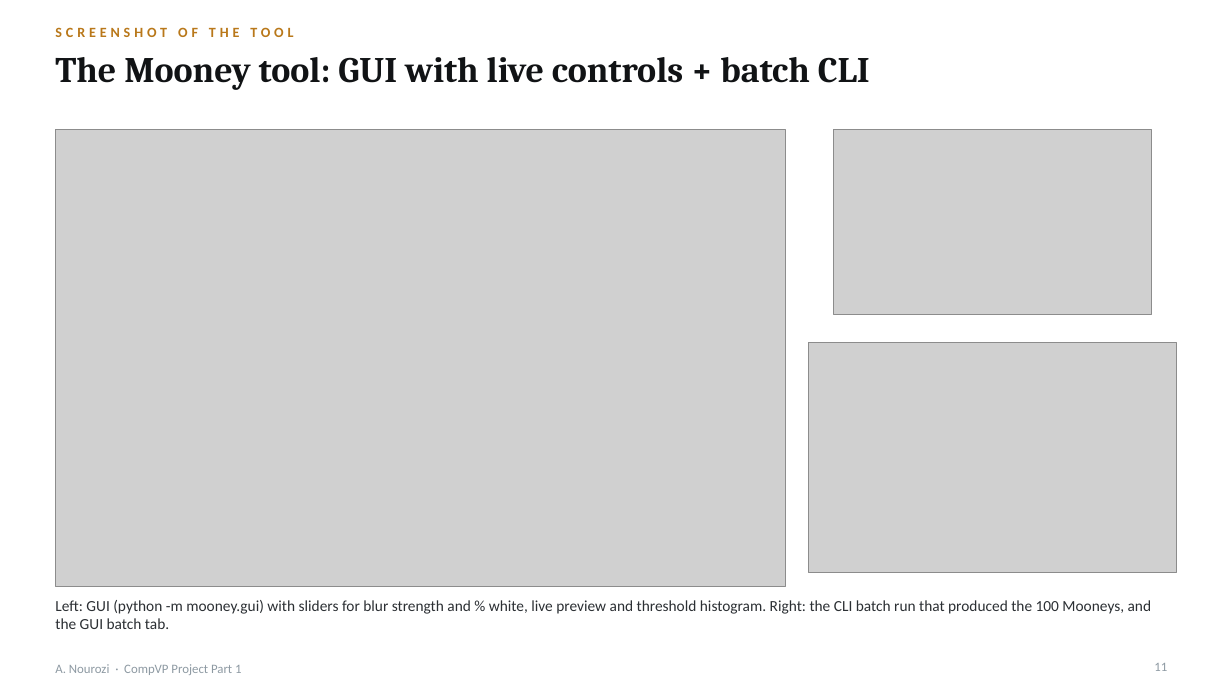
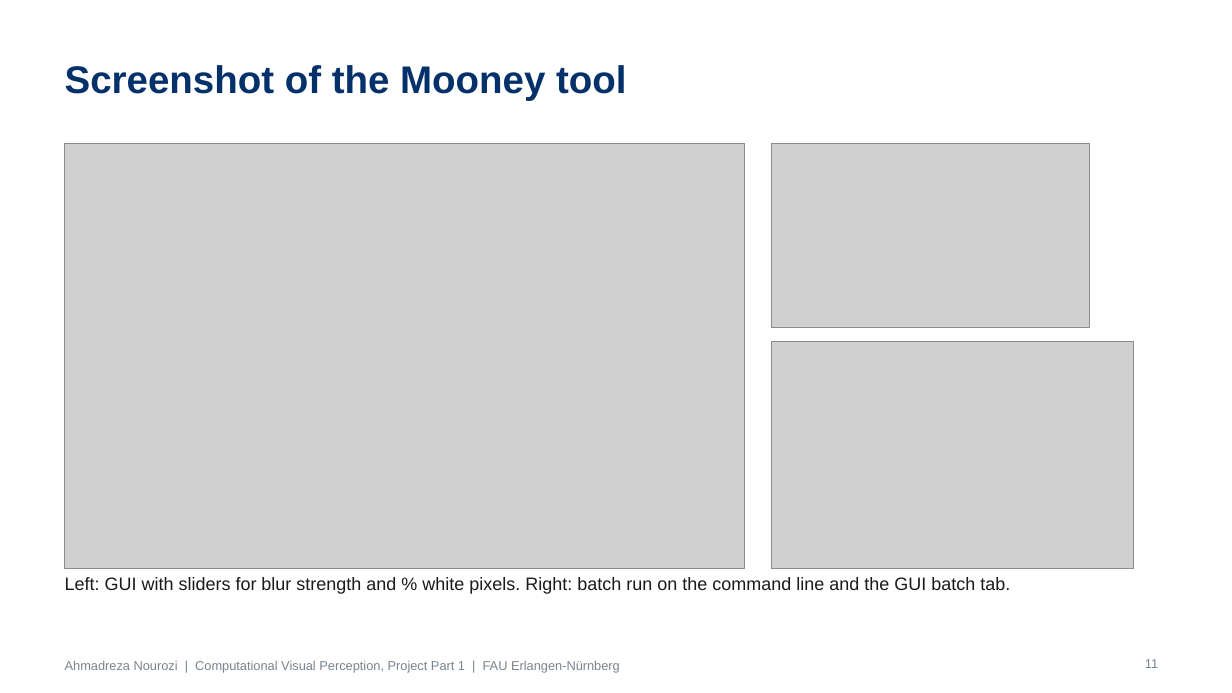
Before and after one commit to Ahmadrezanourozii/computer-vision-models-project, a slide deck: slide 11 of deliverables/Nourozi_23726011_CompVP_Part1.pptx. Drawn at 1232x693 pixels with LibreOffice and Linux fonts; fonts in the diff are those of the drawing; grey boxes stand for pictures. Boxes give left, top, right and bottom in pixels: in the first picture for what was removed or moved away, otherwise in the second. Text is boxed around its words. In the diff, an @@ line names an element or a change of style, - is before the commit and + after.

```diff
--- a/deliverables/Nourozi_23726011_CompVP_Part1.pptx
+++ b/deliverables/Nourozi_23726011_CompVP_Part1.pptx
@@ title removed at [55,57,870,90] @@
-The Mooney tool: GUI with live controls + batch CLI
@@ title at [65,65,626,101]: text changed; size 11 to 30 pt; font Calibri to Arial; text colour #B9781A to #04316A @@
-SCREENSHOT OF THE TOOL
+Screenshot of the Mooney tool
@@ picture: place and size @@
-picture at [55,130,786,587]
+picture at [65,143,745,568]
@@ picture: place and size @@
-picture at [834,129,1152,314]
+picture at [772,143,1090,328]
@@ picture: place and size @@
-picture at [809,343,1177,573]
+picture at [772,342,1134,568]
@@ text at [65,577,1010,594]: text changed; size 12 to 14 pt; font Calibri to Arial; text colour #2B2F33 to #1A1A1A @@
-Left: GUI (python -m mooney.gui) with sliders for blur strength and % white, live preview and threshold histogram. Right: the CLI batch run that produced the 100 Mooneys, and the GUI batch tab.
+Left: GUI with sliders for blur strength and % white pixels. Right: batch run on the command line and the GUI batch tab.
@@ page number: place and size @@
-page number at [1154,663,1167,671]
+page number at [1145,659,1158,668]
@@ page number at [1145,659,1158,668]: font Calibri to Arial, text colour #8E9AA3 to #7A8590 @@
@@ text at [65,660,620,673]: text changed; font Calibri to Arial; text colour #8E9AA3 to #7A8590 @@
-A. Nourozi · CompVP Project Part 1
+Ahmadreza Nourozi | Computational Visual Perception, Project Part 1 | FAU Erlangen-Nürnberg
```
Also in this commit, not shown: 13 other slides changed, 3 other files.
